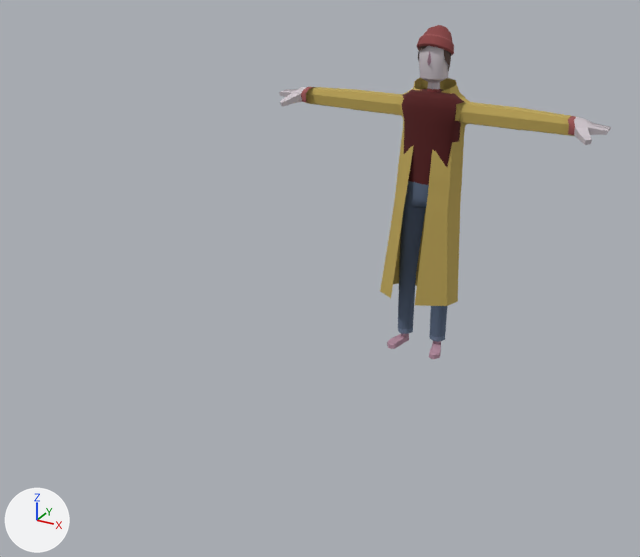
Renders of the FBX model Assets/Meshes/SK_FishermanBackLEss.FBX from each side of a commit.
The view is the same before and after, from a camera (50 mm lens) standing at (1.056, -2.677, 1.496) and looking at (-0.181, -0.429, 0.372). Arrows for +X, +Y and +Z are at lower left; the lights stay in place. Where no turn or scale is listed for an object, it has been applied to the vertices.

The first picture shows 'Base', 'veste'.
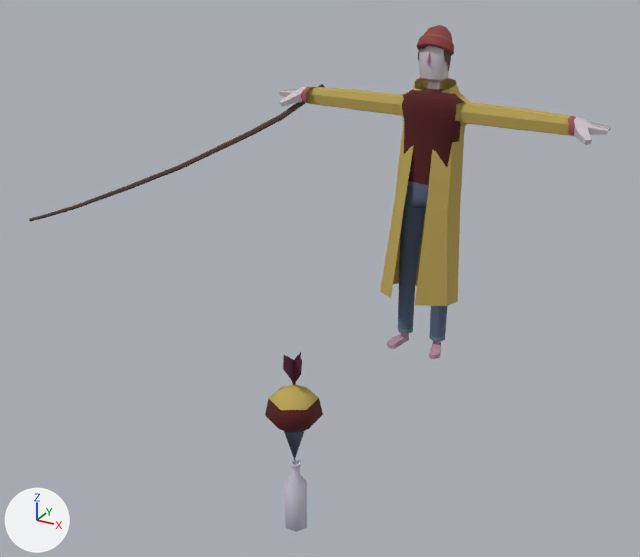
Where the change shows, as pixel boxes [x1, y1, x2, y2] in the pictures (640 x 557 px):
'Bouchon', added
    after: [265, 352, 323, 460]
'Canne', added (brown)
    after: [29, 84, 325, 221]
'Bouteille', added
    after: [285, 459, 307, 532]

What the commit changed:
Picture 'atlas2.psd' (img_atlas2_psd) is new.
Material 'Material #4' (mat_material__4) is new.
Its texture is img_atlas2_psd.
Its roughness is 0.896.
Mesh me_mesh_001_1 is new.
It has 60 vertices, 58 faces and spans x -0.365..-0.001, y -1.014..0.121, z -0.202..0.029.
It uses material mat_material__2 (picture img_atlas_psd).
Mesh me_mesh_004 is new.
It has 72 vertices, 140 faces and spans x -0.038..0.038, y -0.033..0.033, z -0.219..0.011.
It uses material mat_material__4 (picture img_atlas2_psd).
Mesh me_mesh_003 is new.
It has 44 vertices, 36 faces and spans x -0.073..0.073, y -0.085..0.085, z -0.132..0.224.
It uses material mat_material__2 (picture img_atlas_psd).
Object 'Canne' (ob_canne) is new; it shows me_mesh_001_1.
Its location is (-0.486, 0.051, 0.817).
Object 'Bouteille' (ob_bouteille) is new; it shows me_mesh_004.
Its location is (-0.075, -0.772, -0.086).
Object 'Bouchon' (ob_bouchon) is new; it shows me_mesh_003.
Its location is (-0.079, -0.771, 0.062).
